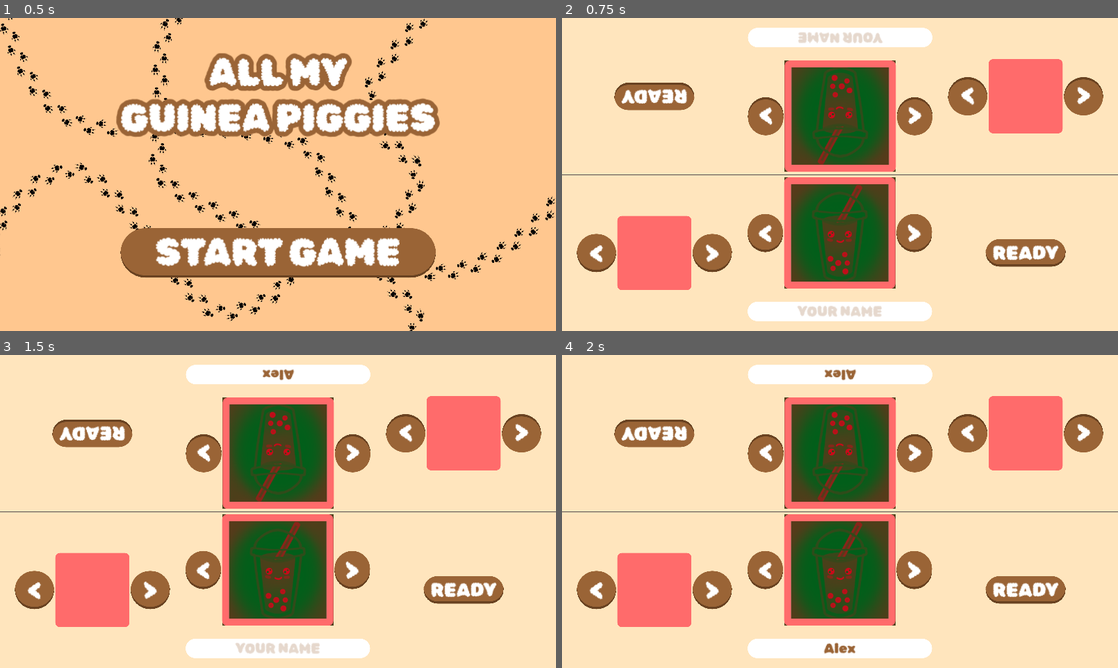
Above: before the commit, frames 1-4 (two rows, left to right).
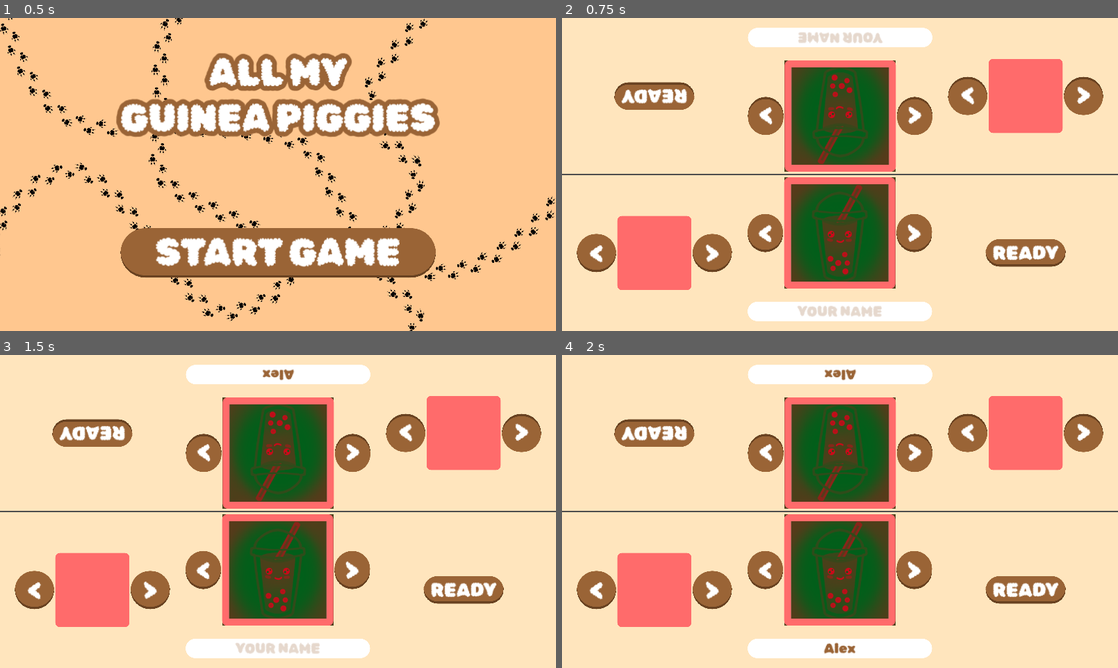
Above: after the commit, the same moments.

Repository: ElQDuck/guinea-piggies
Game: Godot game, scene res://scenes/start_screen.tscn
Two runs of this game, one before a commit and one after it. Both use one fixed random seed, a clock stepped at 60 frames per second and the inputs below.
Inputs (mouse positions are in pixels of both pictures, inside the frame that each line leads up to):
- Up to frame 1 (0.5 s): no input
- Up to frame 2 (0.75 s): click "START GAME" at 0.5 s
- Up to frame 3 (1.5 s): click (278, 373) at 1.27 s; type "Alex" at 1.35 s
- Up to frame 4 (2 s): click (840, 649) at 1.5 s; type "Alex" at 1.58 s

Frame 1 is identical in both runs. In frame 2, 0.7% of the frame differs, in the area x 0-100%, y 13-50%; in frame 3, 0.7%; in frame 4, 0.7%.

Commit message:
feat: nice

Diff:
--- a/scenes/profile_setup_player.tscn
+++ b/scenes/profile_setup_player.tscn
@@ -34,10 +34,11 @@
 
 [node name="ProfileSetupPlayer" type="Control" node_paths=PackedStringArray("color_preview", "color_button_left", "color_button_right", "avatar_image", "avatar_border", "avatar_button_left", "avatar_button_right", "input_player_name", "ready_button")]
 layout_mode = 3
-anchors_preset = 10
+anchors_preset = 15
 anchor_right = 1.0
-offset_bottom = 540.0
+anchor_bottom = 1.0
 grow_horizontal = 2
+grow_vertical = 2
 size_flags_vertical = 6
 script = ExtResource("1_sp1hu")
 color_preview = NodePath("Panel/HBoxContainer/ColorSelector/HBoxContainerColor/ColorPreview")
